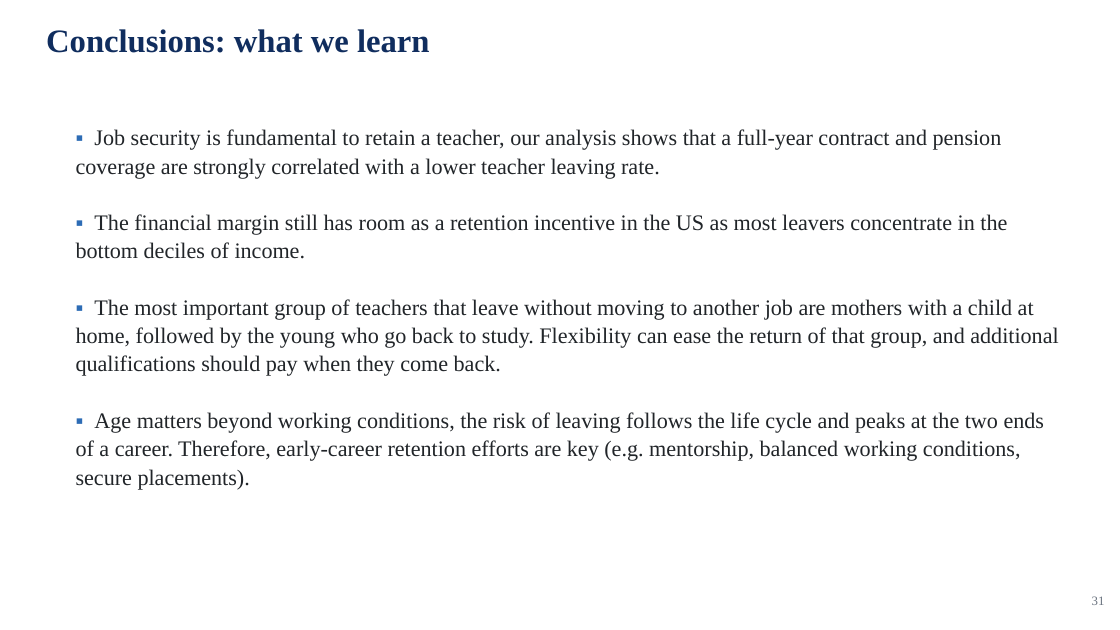
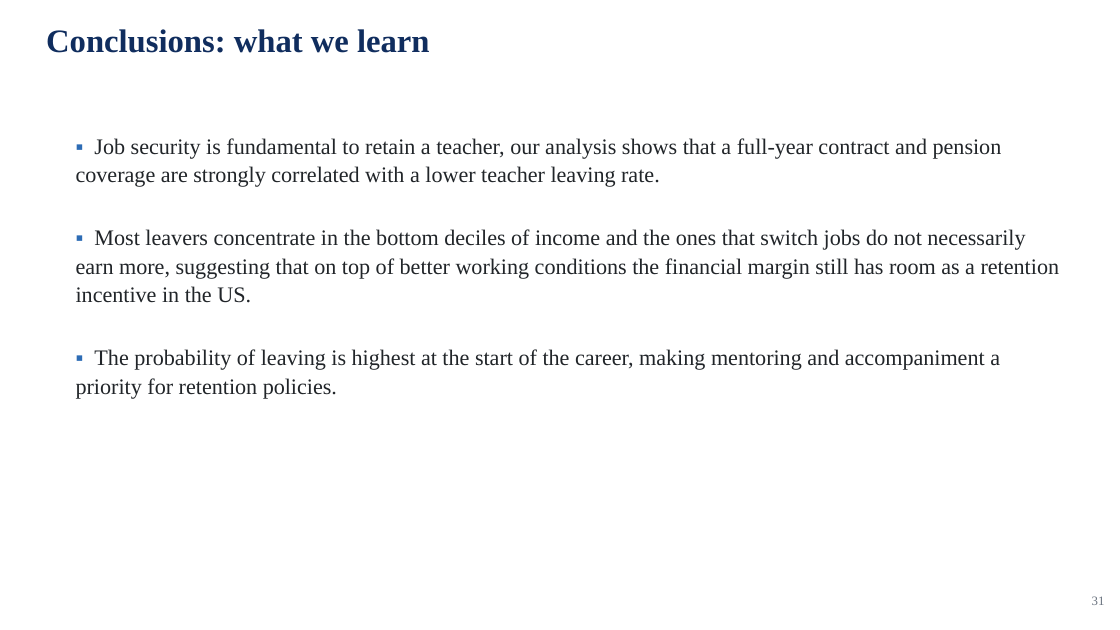
Before and after one commit to jedr1-ship-it/Alternative-Pathways----Quant, a slide deck: slide 31 of report/data_cluster/Proyect_US_cluster.pptx. Drawn at 1120x630 pixels with LibreOffice and Linux fonts; fonts in the diff are those of the drawing. Boxes give left, top, right and bottom in pixels: in the first picture for what was removed or moved away, otherwise in the second. Text is boxed around its words. In the diff, an @@ line names an element or a change of style, - is before the commit and + after.

```diff
--- a/report/data_cluster/Proyect_US_cluster.pptx
+++ b/report/data_cluster/Proyect_US_cluster.pptx
@@ text at (76, 138, 1002, 187): more space between paragraphs @@
@@ text "▪ Job security is fundamental ...": place and size @@
-text "▪ Job security is fundamental ..." at (76, 129, 1058, 490)
+text "▪ Job security is fundamental ..." at (76, 138, 1060, 399)
@@ text at (76, 229, 1060, 399): text changed @@
-▪ The financial margin still has room as a retention incentive in the US as most leavers concentrate in the bottom deciles of income.
-▪ The most important group of teachers that leave without moving to another job are mothers with a child at home, followed by the young who go back to study. Flexibility can ease the return of that group, and additional qualifications should pay when they come back.
-▪ Age matters beyond working conditions, the risk of leaving follows the life cycle and peaks at the two ends of a career. Therefore, early-career retention efforts are key (e.g. mentorship, balanced working conditions, secure placements).
+▪ Most leavers concentrate in the bottom deciles of income and the ones that switch jobs do not necessarily earn more, suggesting that on top of better working conditions the financial margin still has room as a retention incentive in the US.
+▪ The probability of leaving is highest at the start of the career, making mentoring and accompaniment a priority for retention policies.
```
Also in this commit, not shown: 3 other files.
